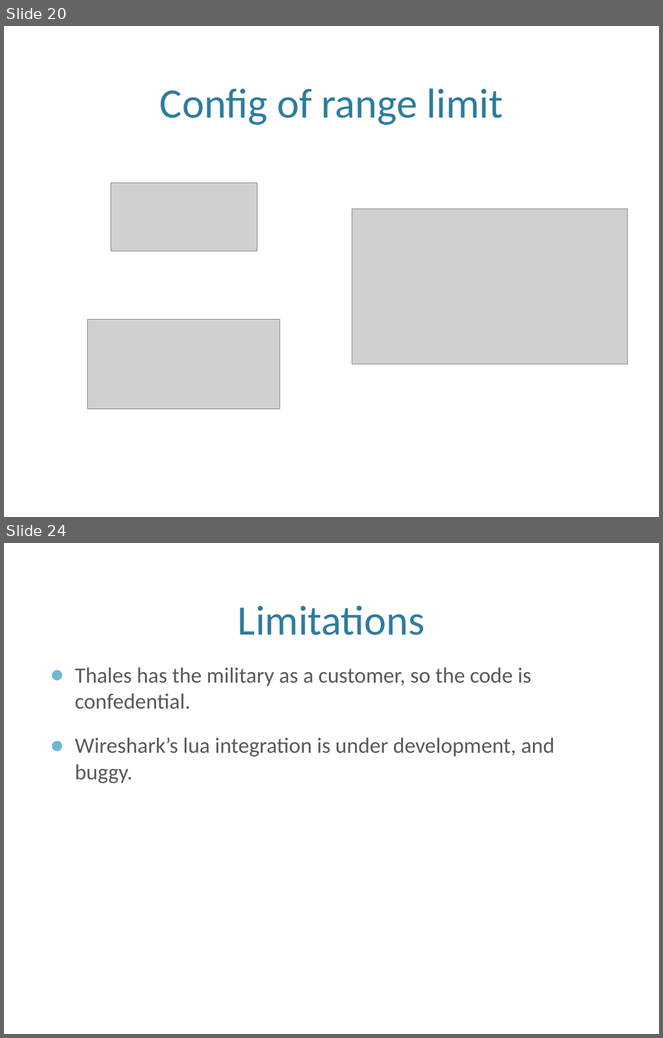
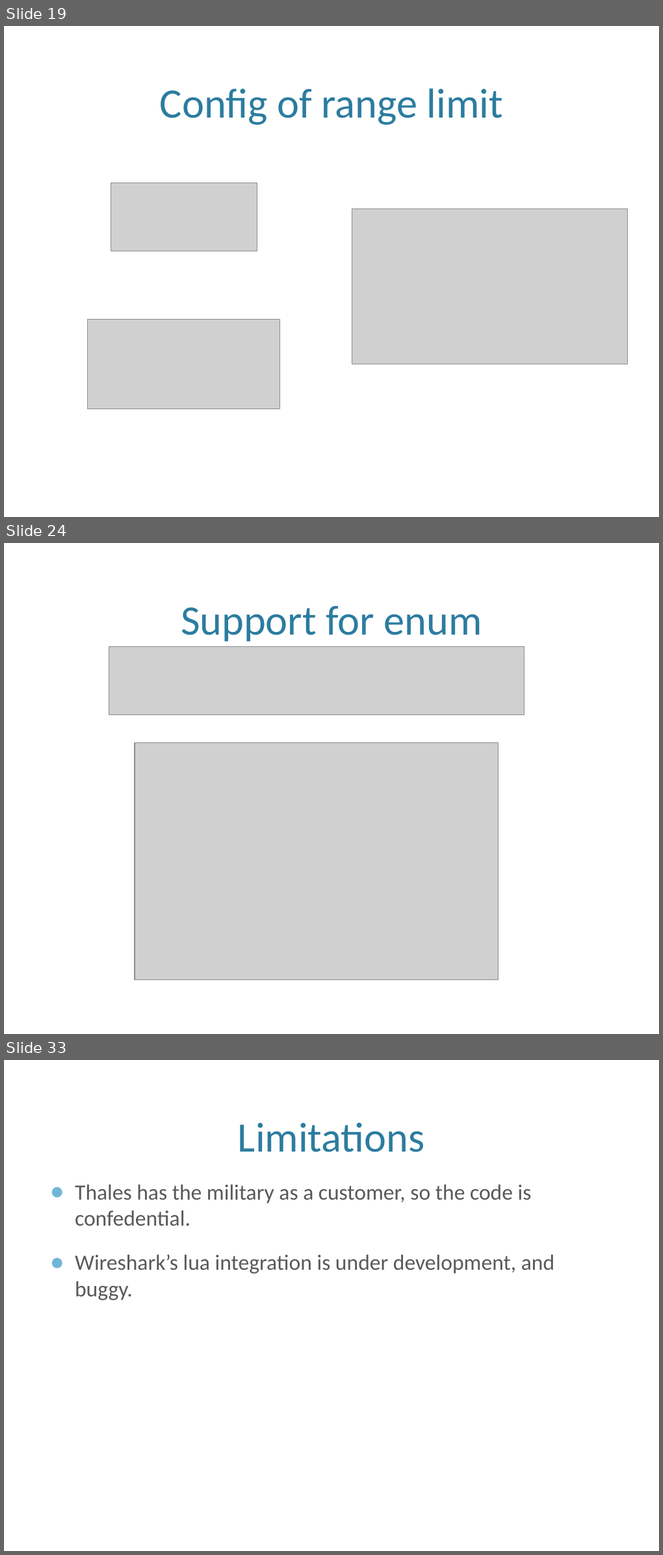
Before and after one commit to eventh/kpro9, a slide deck: presentation/TDT4290_FinalPresentasjon.pptx. Shown one above the other, each under a label of ours: slides 20 and 24 before the commit, slides 19, 24 and 33 after it; the slides between them are not shown. The pictures are 663x1038 and 663x1555 pixels, drawn with LibreOffice and Linux fonts; fonts in the diff are those of the drawing; grey boxes stand for pictures; background and template pictures are left out. Boxes give left, top, right and bottom in pixels: in the first picture for what was removed or moved away, otherwise in the second. Text is boxed around its words. In the diff, an @@ line names an element or a change of style, - is before the commit and + after.

```diff
--- a/presentation/TDT4290_FinalPresentasjon.pptx
+++ b/presentation/TDT4290_FinalPresentasjon.pptx
@@ slide 24 added at (x1=4, y1=543, x2=659, y2=1034), background picture (left out) @@
@@ title added at (x1=181, y1=606, x2=482, y2=642), 46 pt, text #2C7C9F @@
+Support for enum
@@ picture added at (x1=109, y1=646, x2=523, y2=715) @@
@@ picture added at (x1=135, y1=743, x2=498, y2=979) @@
@@ what was slide 20 is now slide 19 @@
@@ what was slide 24 is now slide 33 @@
```
Also in this commit, not shown: 3 slides changed, 9 other slides added, 1 slide removed, 4 other files.
